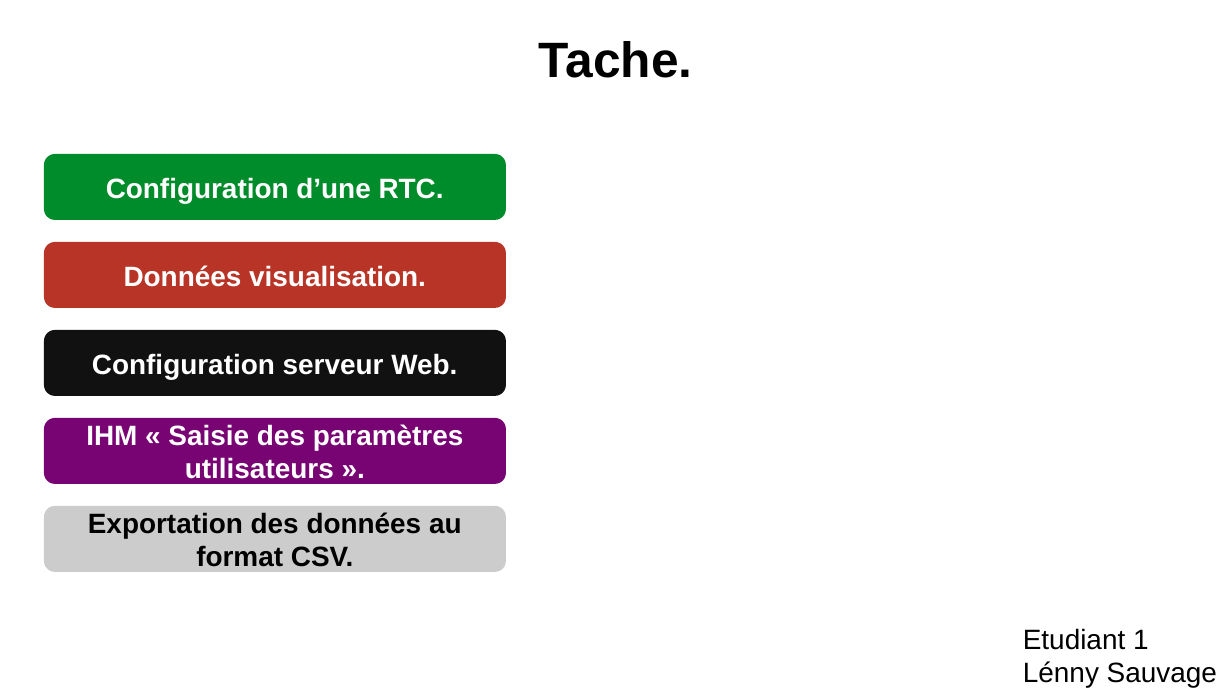
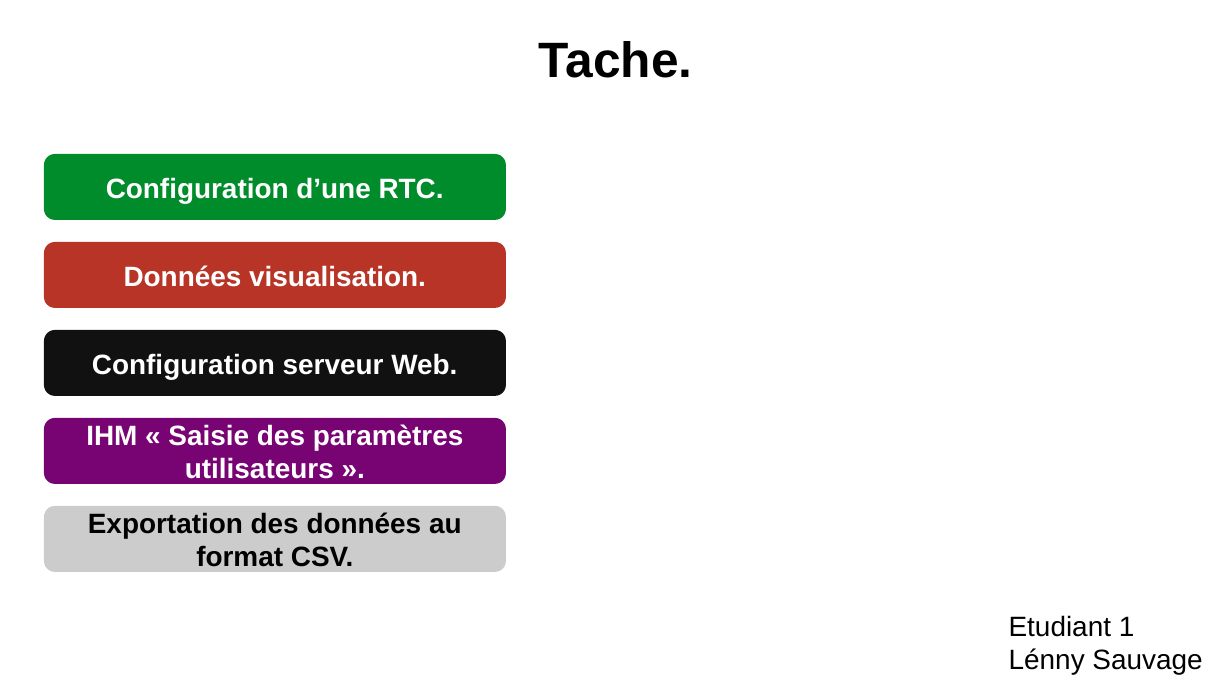
Before and after one commit to Sauvage89/sechoir-houblon, a slide deck: slide 1 of doc/diaporama/revu2/revu2_sauvage.odp. Drawn at 1232x693 pixels with LibreOffice and Linux fonts; fonts in the diff are those of the drawing. Boxes give left, top, right and bottom in pixels: in the first picture for what was removed or moved away, otherwise in the second. Text is boxed around its words. In the diff, an @@ line names an element or a change of style, - is before the commit and + after.

Commit message:
doc(revu2sauvage): écriture du contenue du diapo revu2lenny

```diff
--- a/doc/diaporama/revu2/revu2_sauvage.odp
+++ b/doc/diaporama/revu2/revu2_sauvage.odp
@@ text "Etudiant 1" moved from (x1=1023, y1=628, x2=1217, y2=688) to (x1=1009, y1=615, x2=1202, y2=675) @@
```
Also in this commit, not shown: 11 other slides changed.
